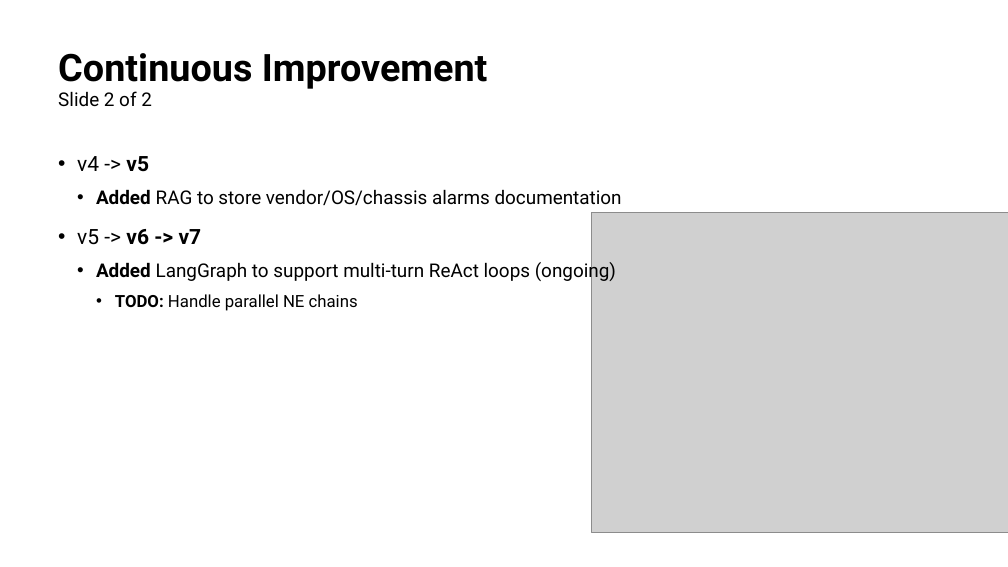
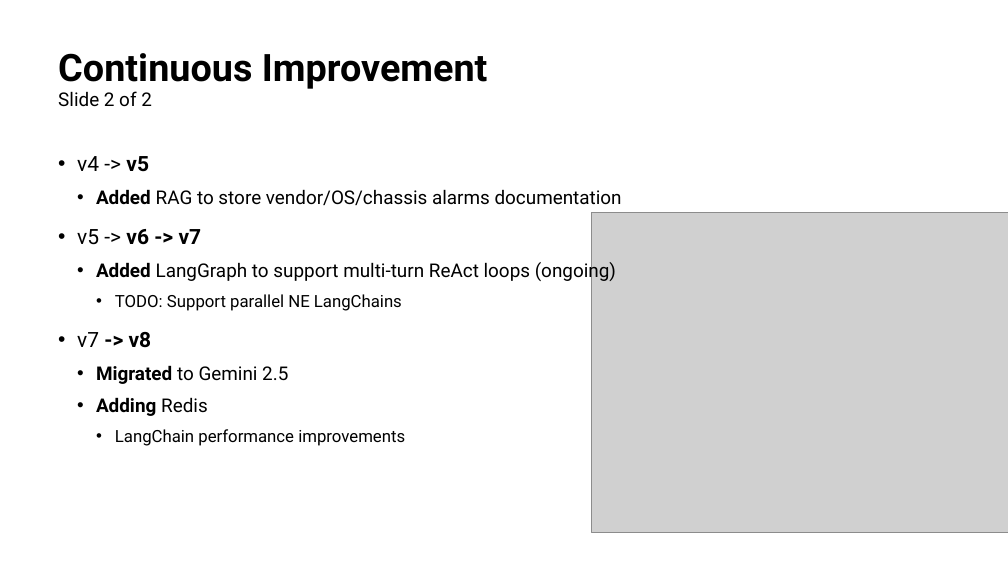
Before and after one commit to ml-rpirbhai/ai_network_rca_agent, a slide deck: slide 13 of Presentation.pptx. Drawn at 1008x567 pixels with LibreOffice and Linux fonts; fonts in the diff are those of the drawing; grey boxes stand for pictures. Boxes give left, top, right and bottom in pixels: in the first picture for what was removed or moved away, otherwise in the second. Text is boxed around its words. In the diff, an @@ line names an element or a change of style, - is before the commit and + after.

Commit message:
Adding redis

```diff
--- a/Presentation.pptx
+++ b/Presentation.pptx
@@ text at [77,294,405,446]: text changed @@
-    • TODO: Handle parallel NE chains
+    • TODO: Support parallel NE LangChains
+• v7 -> v8
+  • Migrated to Gemini 2.5
+  • Adding Redis
+    • LangChain performance improvements
```
Also in this commit, not shown: 1 other slide changed, 5 other files.
